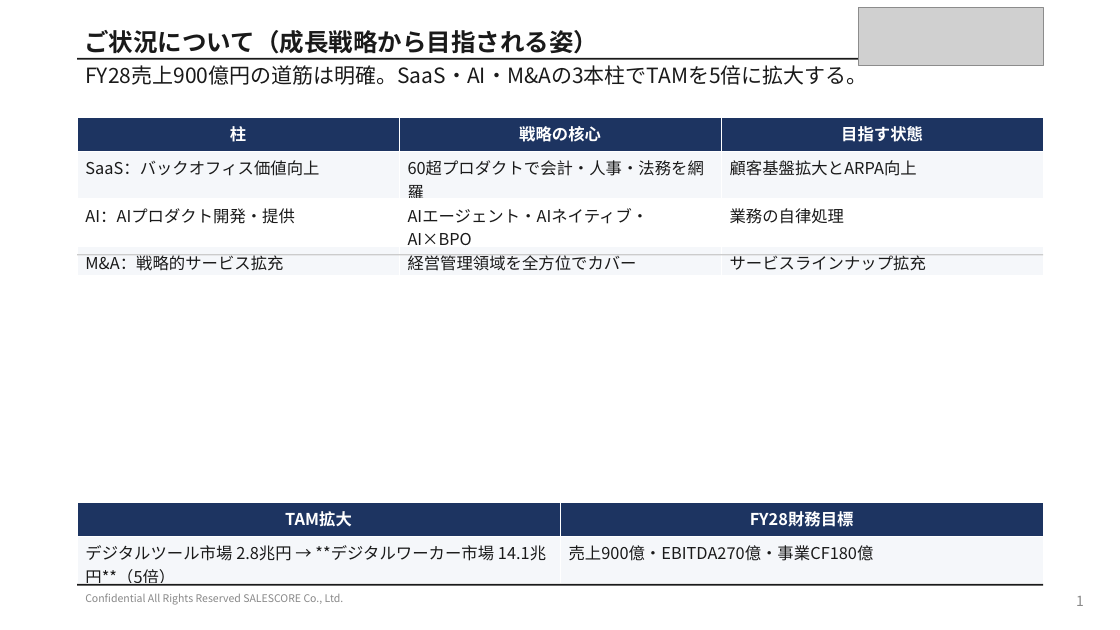
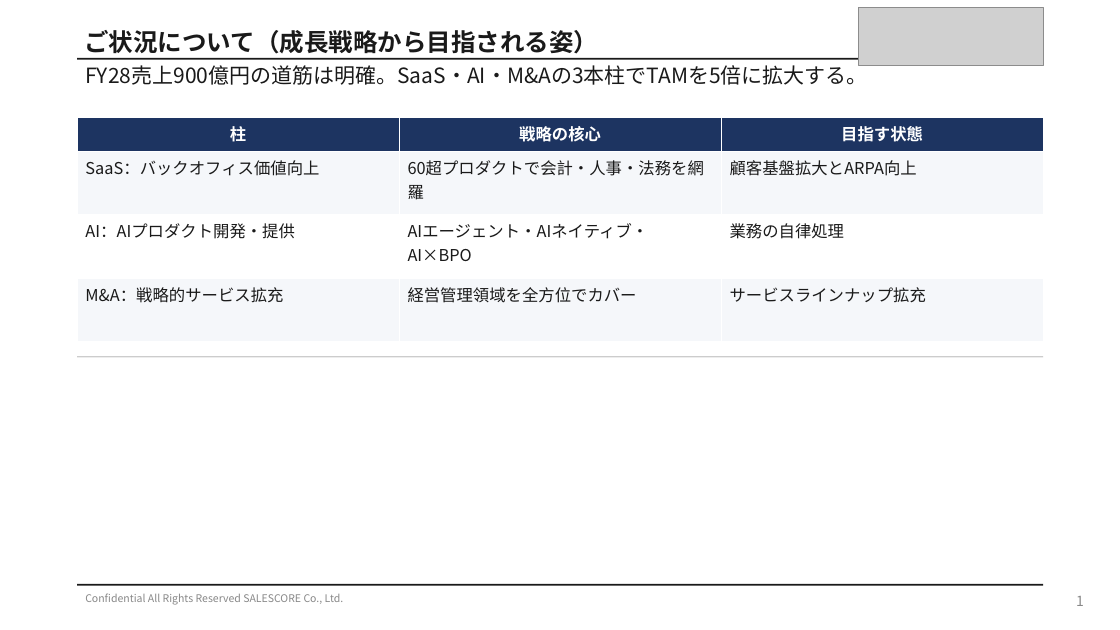
Before and after one commit to shintanagami-netizen/-, a slide deck: slide 1 of slides_p10_p12.pptx. Drawn at 1120x630 pixels with LibreOffice and Linux fonts; fonts in the diff are those of the drawing; grey boxes stand for pictures. Boxes give left, top, right and bottom in pixels: in the first picture for what was removed or moved away, otherwise in the second. Text is boxed around its words. In the diff, an @@ line names an element or a change of style, - is before the commit and + after.

```diff
--- a/slides_p10_p12.pptx
+++ b/slides_p10_p12.pptx
@@ table: place and size @@
-table at [77, 118, 1043, 275]
+table at [77, 118, 1043, 342]
@@ rectangle: place and size @@
-rectangle at [77, 255, 1044, 255]
+rectangle at [77, 356, 1044, 357]
@@ table removed at [77, 502, 1044, 590], 2 rows, 2 columns @@
-TAM拡大 | FY28財務目標
-デジタルツール市場 2.8兆円 → **デジタルワーカー市場 14.1兆円**（5倍） | 売上900億・EBITDA270億・事業CF180億
```
Also in this commit, not shown: 2 other slides changed, 1 other file.
